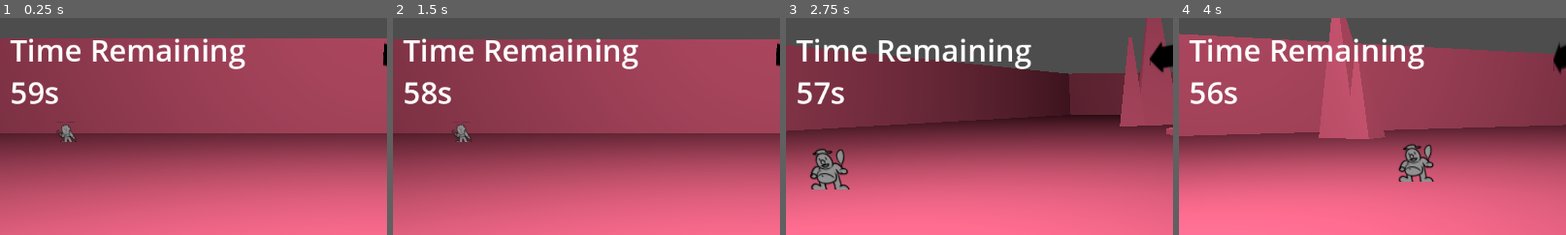
Above: before the commit, frames 1-4 (left to right).
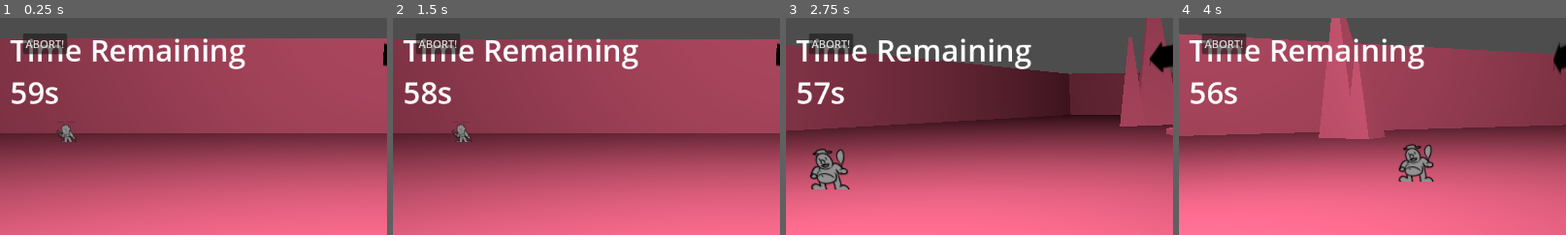
Above: after the commit, the same moments.

Repository: malceore/ClownCarGame
Game: Godot game, scene res://scenes/level_world_3.tscn
The game is run twice, just before and just after one commit, with the same random seed, the same clock (stepped at 60 frames per second) and the same inputs. This scene is started directly instead of the project's main scene.
Inputs (mouse positions are % of the whole screen's width and height, from its top left):
- Up to frame 1 (0.25 s): no input
- Up to frame 2 (1.5 s): tap Enter at 0.5 s; move the mouse to (72, 45) at 0.52 s; hold D (turn_right) 0.53-1.28 s; hold Space (honk) 0.53-1.28 s; move the mouse to (30, 55) at 1.27 s; hold S (reverse) from 1.28 s (still down); right-click (30, 55) at 1.35 s
- Up to frame 3 (2.75 s): tap Space (honk) at 1.55, 2.3 s; move the mouse to (60, 28) at 2.02 s; release S (reverse) at 2.03 s; press the mouse at (60, 28) at 2.03 s; hold D (turn_right) from 2.03 s (still down)
- Up to frame 4 (4 s): move the mouse to (45, 70) at 2.77 s; release D (turn_right) at 2.78 s; release the mouse at (45, 70) at 2.78 s; hold W (accelerate) 2.78-3.53 s; tap Space (honk) at 2.85 s; move the mouse to (80, 65) at 3.52 s; hold A (turn_left) from 3.53 s (still down); hold Space (honk) from 3.53 s (still down)
The pictures show only the part of the screen within x 0-50%, y 0-50%; the shares and areas given below are measured in that part.

The runs differ from the first frame. In frame 1, 1.1% of the frame differs, in the area x 5-18%, y 7-17%; in frame 2, 1.1%; in frame 3, 1.0%; in frame 4, 1.1%.
Error before the commit: Invalid call. Nonexistent function 'get_node' in base 'Nil'. (res://MiniGame.gd:36)
Error after the commit: Invalid call. Nonexistent function 'get_node' in base 'Nil'. (res://MiniGame.gd:40)

Commit message:
abort button added to minigame for debugging

Diff:
--- a/MiniGame.gd
+++ b/MiniGame.gd
@@ -2,6 +2,8 @@
 
 var mouseIsOver = false
 var dragging = false
+
+var cheated = false
 
 var bootScene = preload("res://scenes/boot.tscn")
 var clown = preload("res://scenes/clown_skeleton.tscn")
@@ -22,6 +24,8 @@
 			boot.apply_central_force(get_global_mouse_position() - boot.global_position)
 
 func newClown():
+	$GUILayer/AbortButton.show()
+
 	currentClown = clown.instantiate()
 	currentClown.global_position = $ClownSpawn.global_position
 	add_child(currentClown)
@@ -60,5 +64,15 @@
 func _on_lock_button_pressed():
 	$Destination/SuccessColor.set_color(Color.RED)
 	$GUILayer/LockButton.hide()
+	$GUILayer/AbortButton.hide()
 	boot.queue_free()
 	hide()
+
+func _on_abort_button_pressed():
+	cheated = true
+	$Destination/SuccessColor.set_color(Color.RED)
+	$GUILayer/LockButton.hide()
+	$GUILayer/AbortButton.hide()
+	boot.queue_free()
+	currentClown.queue_free()
+	hide()
--- a/scenes/mini_game.tscn
+++ b/scenes/mini_game.tscn
@@ -99,6 +99,14 @@
 offset_bottom = 629.0
 text = "Lock!"
 
+[node name="AbortButton" type="Button" parent="GUILayer"]
+offset_left = 34.0
+offset_top = 23.0
+offset_right = 42.0
+offset_bottom = 31.0
+text = "ABORT!"
+
 [connection signal="body_entered" from="Destination" to="." method="_on_destination_body_entered"]
 [connection signal="body_exited" from="Destination" to="." method="_on_destination_body_exited"]
 [connection signal="pressed" from="GUILayer/LockButton" to="." method="_on_lock_button_pressed" flags=3]
+[connection signal="pressed" from="GUILayer/AbortButton" to="." method="_on_abort_button_pressed"]
--- a/scripts/car.gd
+++ b/scripts/car.gd
@@ -32,7 +32,8 @@
 				miniGame.newClown()
 				miniGame.show()
 				await miniGame.visibility_changed
-				clown.disable()
+				if(!miniGame.cheated):
+					clown.disable()
 
 
 func _process(delta):
